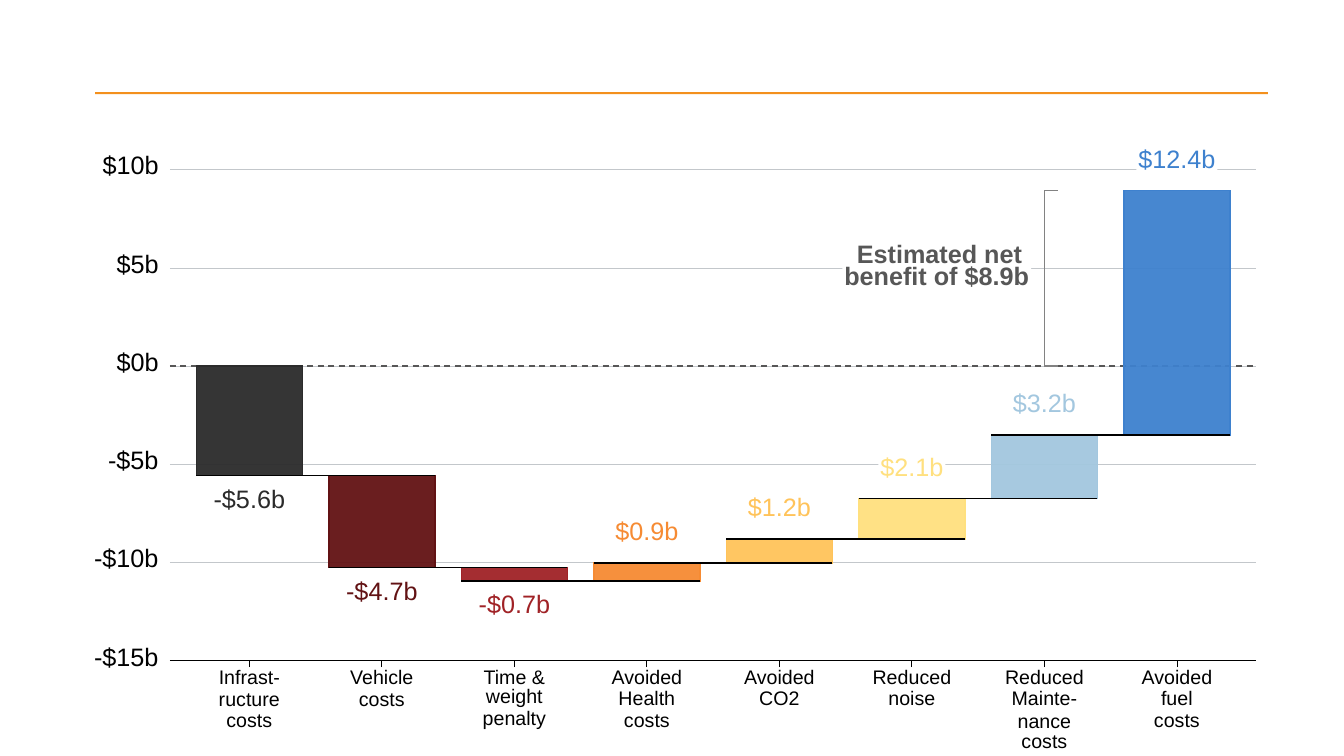
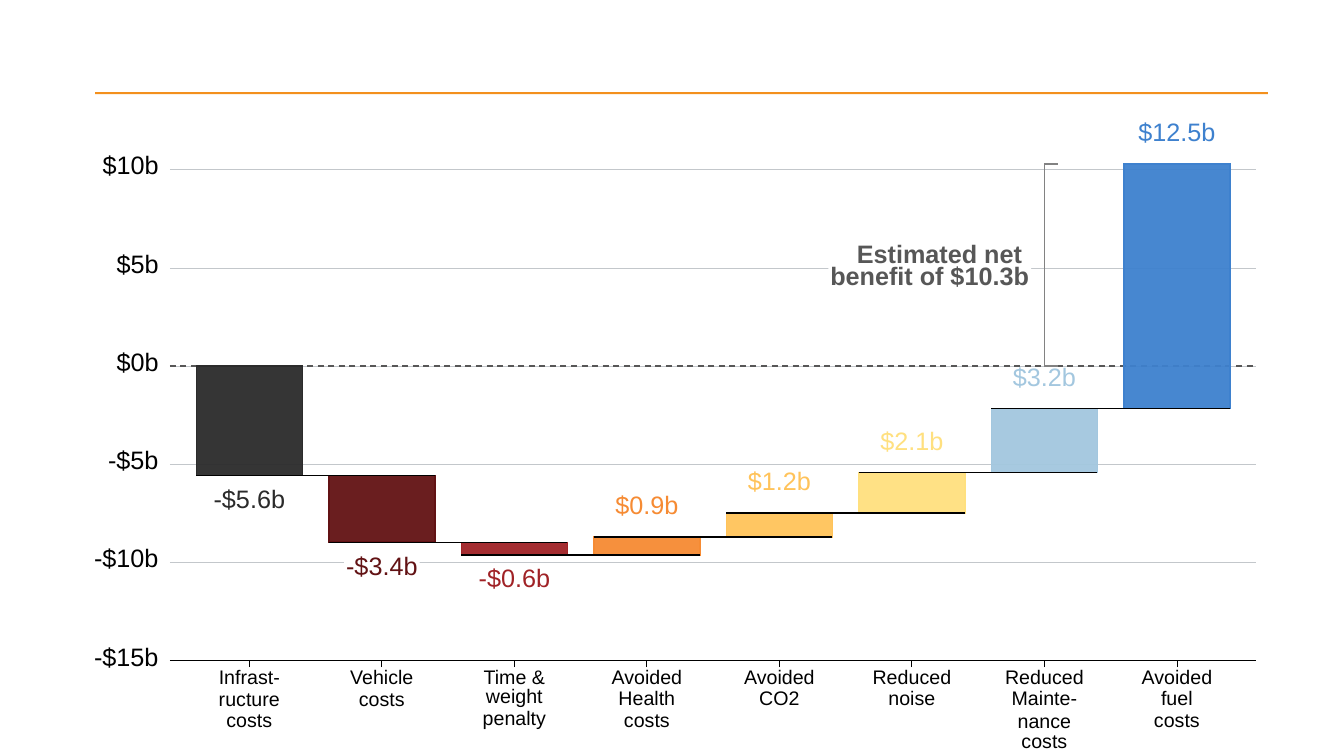
Before and after one commit to grattan/grattan-truck-model, a slide deck: slide 12 of atlas/all-report-charts/all-report-charts_fullslide.pptx. Drawn at 1344x756 pixels with LibreOffice and Linux fonts; fonts in the diff are those of the drawing; background and template pictures are left out. Boxes give left, top, right and bottom in pixels: in the first picture for what was removed or moved away, otherwise in the second. Text is boxed around its words. In the diff, an @@ line names an element or a change of style, - is before the commit and + after.

```diff
--- a/atlas/all-report-charts/all-report-charts_fullslide.pptx
+++ b/atlas/all-report-charts/all-report-charts_fullslide.pptx
@@ 14 freeform shapes, 6 rectangles, 4 texts: place and size @@
-14 freeform shapes, 6 rectangles, 4 texts at [329,152,1231,620]
+14 freeform shapes, 6 rectangles, 4 texts at [329,125,1231,594]
@@ text at [1138,122,1215,143]: text changed @@
-$12.4b
+$12.5b
@@ freeform shape: place and size @@
-freeform shape at [1045,191,1045,366]
+freeform shape at [1045,164,1045,367]
@@ freeform shape: place and size @@
-freeform shape at [843,245,1031,291]
+freeform shape at [829,245,1031,291]
@@ text at [830,266,1028,287]: text changed @@
-benefit of $8.9b
+benefit of $10.3b
@@ rectangle: place and size @@
-rectangle at [329,476,435,568]
+rectangle at [329,476,435,542]
@@ text at [346,556,417,577]: text changed @@
--$4.7b
+-$3.4b
@@ text at [479,568,550,589]: text changed @@
--$0.7b
+-$0.6b
```
Also in this commit, not shown: 6 other slides changed, 35 other files.
